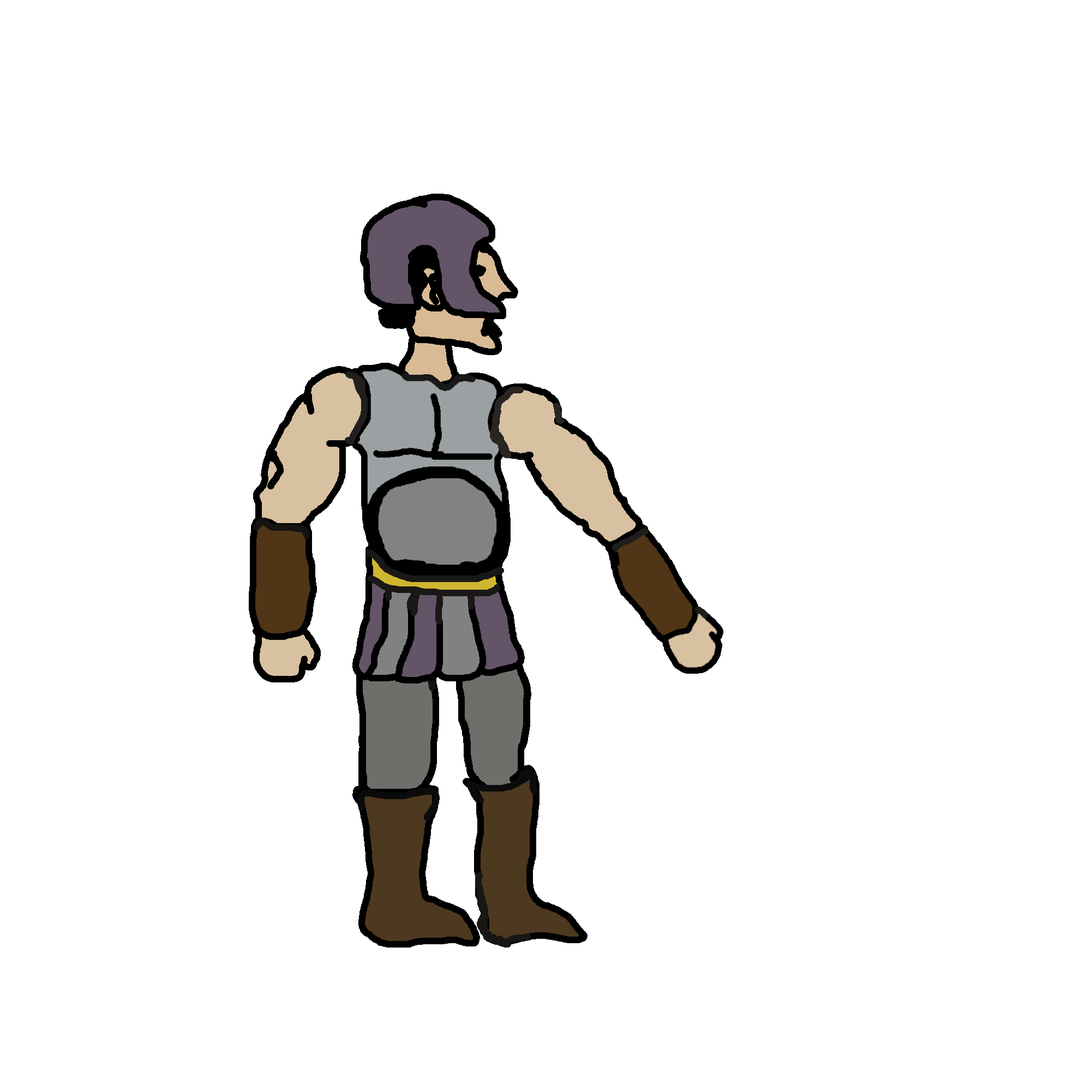
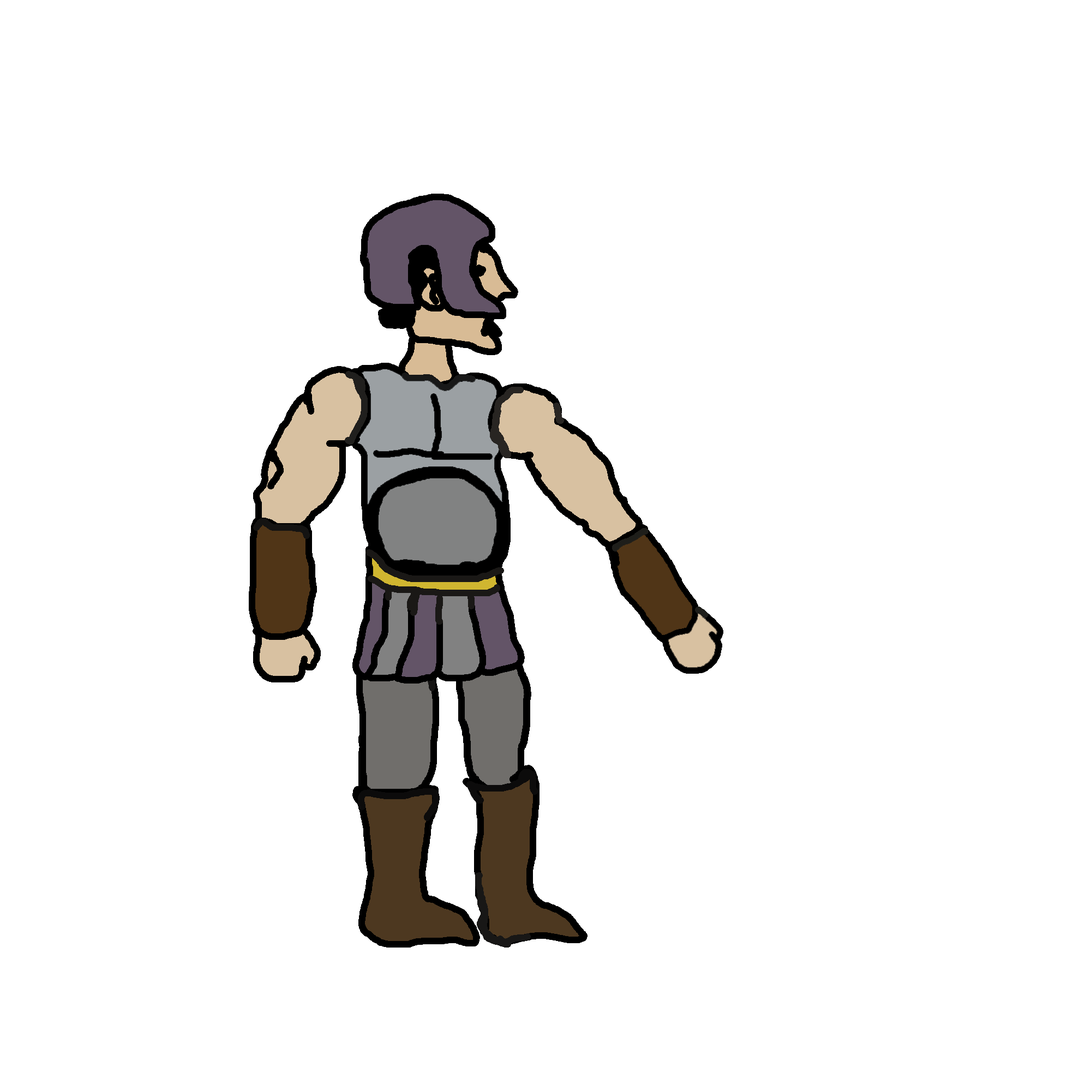
Layered file, before and after one edit (1091x1091). Changes by layer:
painted on "Head" over [414, 202, 428, 208]
